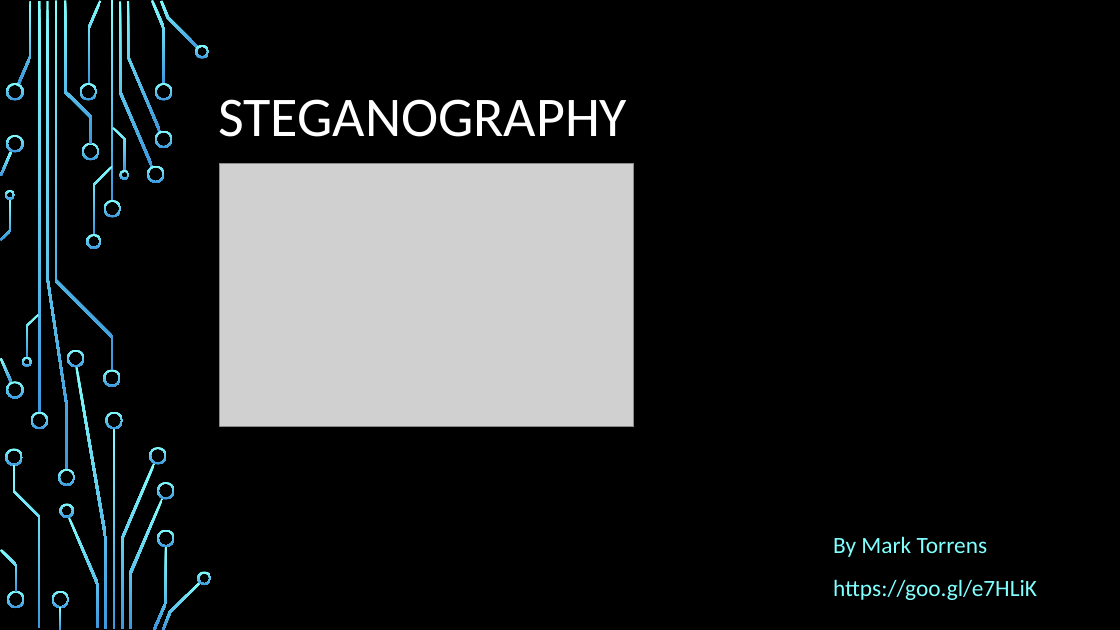
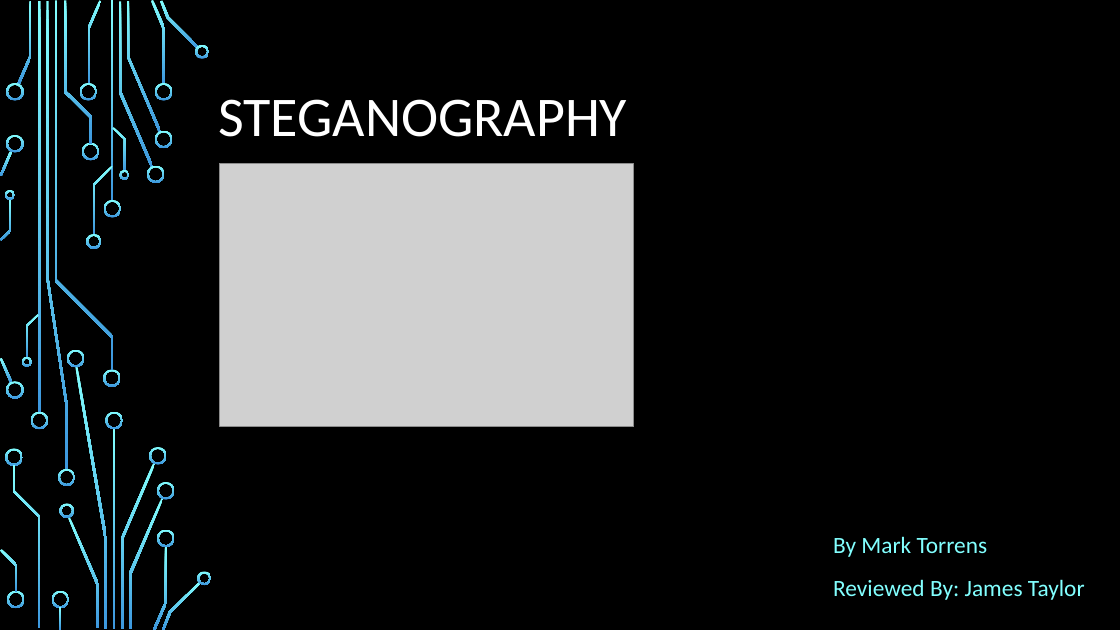
Before and after one commit to torrens/kainosSteg, a slide deck: slide 1 of kainosSteg.pptx. Drawn at 1120x630 pixels with LibreOffice and Linux fonts; fonts in the diff are those of the drawing; grey boxes stand for pictures; background and template pictures are left out. Boxes give left, top, right and bottom in pixels: in the first picture for what was removed or moved away, otherwise in the second. Text is boxed around its words. In the diff, an @@ line names an element or a change of style, - is before the commit and + after.

```diff
--- a/kainosSteg.pptx
+++ b/kainosSteg.pptx
@@ subtitle at box(833, 579, 1085, 600): text changed @@
-https://goo.gl/e7HLiK
+Reviewed By: James Taylor
```
Also in this commit, not shown: 5 other slides changed, 4 slides added, 13 other files.
